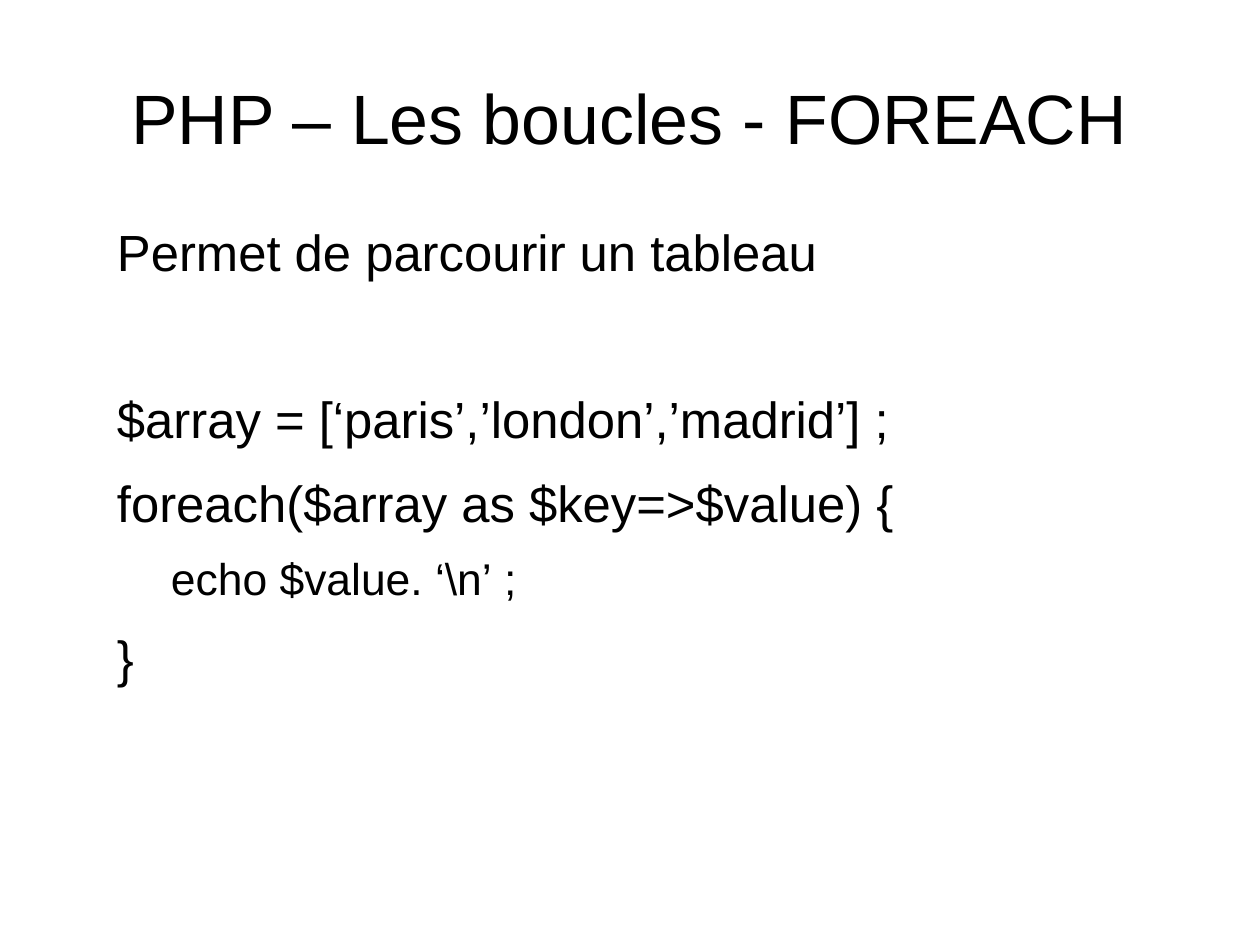
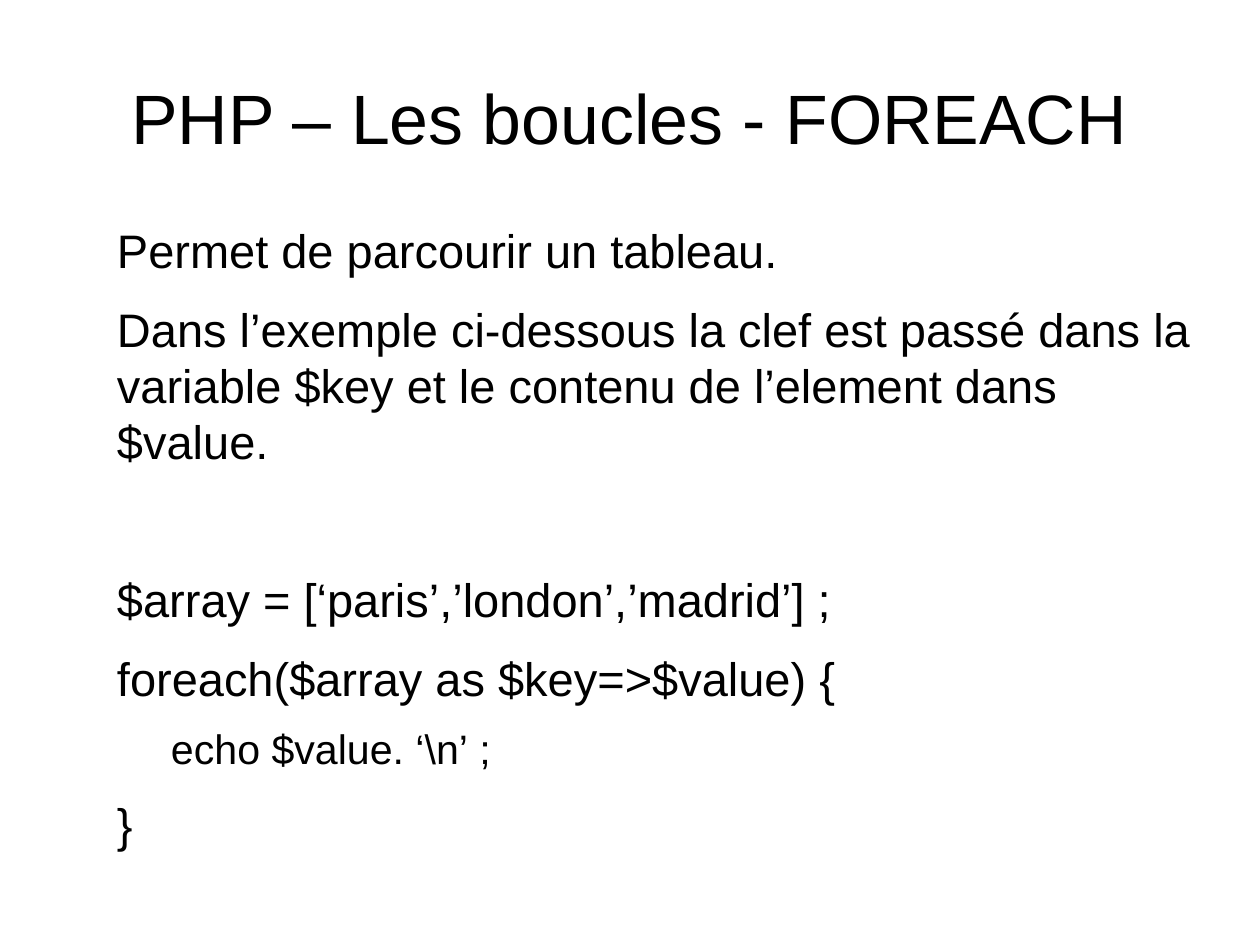
Before and after one commit to NicoM88/formation, a slide deck: slide 14 of PHP/formation.odp. Drawn at 1260x945 pixels with LibreOffice and Linux fonts; fonts in the diff are those of the drawing. Boxes give left, top, right and bottom in pixels: in the first picture for what was removed or moved away, otherwise in the second. Text is boxed around its words. In the diff, an @@ line names an element or a change of style, - is before the commit and + after.

```diff
--- a/PHP/formation.odp
+++ b/PHP/formation.odp
@@ text at box(117, 234, 1190, 463): text changed; size 32 to 29.6 pt @@
-Permet de parcourir un tableau
+Permet de parcourir un tableau.
+Dans l’exemple ci-dessous la clef est passé dans la variable $key et le contenu de l’element dans $value.
@@ text at box(117, 582, 806, 767): size 32 to 29.6 pt in "$array = [‘paris’,’london’,’madrid’] ;", "foreach($array as $key=>$value) {", "}"; size 28 to 25.9 pt in "echo $value. ‘\n’ ;" @@
```
Also in this commit, not shown: 6 other slides changed, 1 other file.
